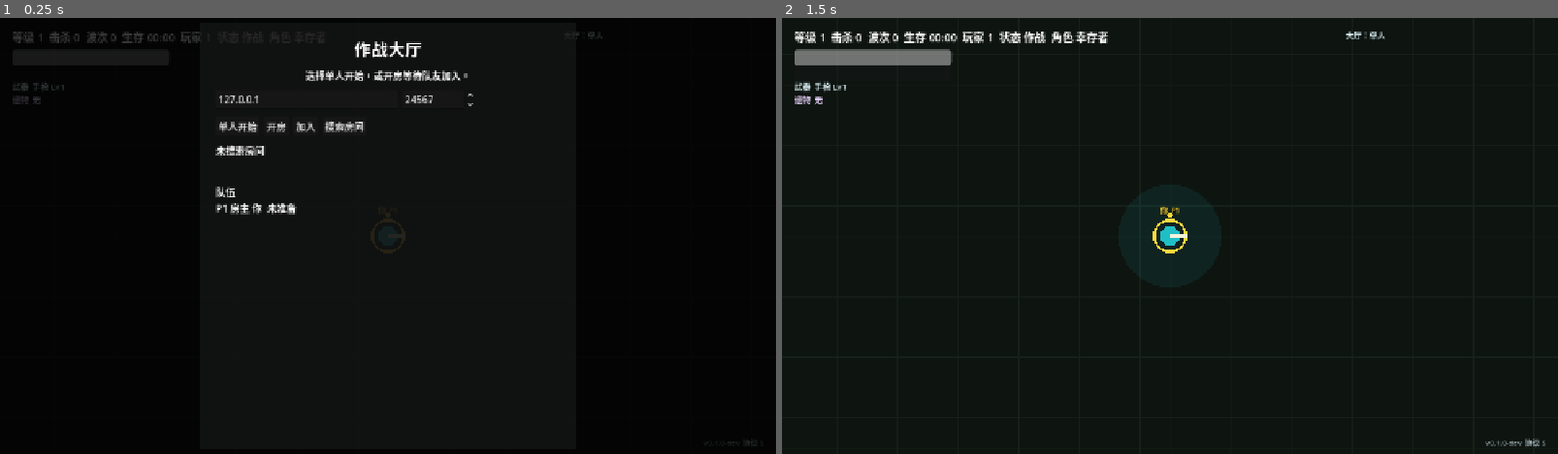
Above: before the commit, frames 1-2 (left to right).
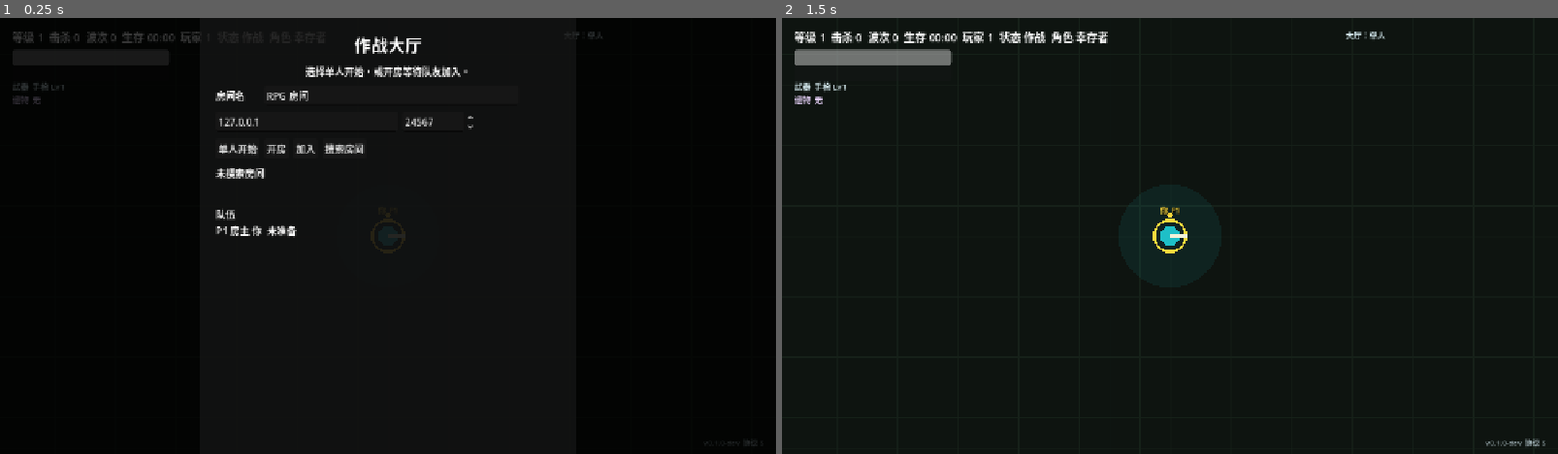
Above: after the commit, the same moments.

Repository: mac20777/rpg
Game: Godot game, scene res://scenes/game/main.tscn
Two runs of this game, one before a commit and one after it. Both use one fixed random seed, a clock stepped at 60 frames per second and the inputs below.
Inputs (mouse positions are in pixels of both pictures, inside the frame that each line leads up to):
- Up to frame 1 (0.25 s): no input
- Up to frame 2 (1.5 s): click "单人开始" at 0.5 s; tap Enter at 1.25 s; move the mouse to (1340, 214) at 1.27 s; hold D from 1.28 s (still down); tap R at 1.35 s; click (1340, 214) at 1.42 s

The runs differ from the first frame. In frame 1, 2.1% of the frame differs, in the area x 27-61%, y 4-50%; in frame 2, nothing differs.

Commit message:
Add editable LAN room names

Diff:
--- a/scripts/game/game.gd
+++ b/scripts/game/game.gd
@@ -89,6 +89,7 @@
 var network_status_label: Label
 var debug_label: Label
 var version_label: Label
+var lobby_room_name_input: LineEdit
 var network_ip_input: LineEdit
 var network_port_spin_box: SpinBox
 var lobby_overlay: ColorRect
@@ -1140,7 +1141,7 @@
 	lobby_overlay.add_child(center)
 
 	var panel := PanelContainer.new()
-	panel.custom_minimum_size = Vector2(620.0, 705.0)
+	panel.custom_minimum_size = Vector2(620.0, 750.0)
 	center.add_child(panel)
 
 	var margin := MarginContainer.new()
@@ -1165,6 +1166,23 @@
 	lobby_status_label.horizontal_alignment = HORIZONTAL_ALIGNMENT_CENTER
 	lobby_status_label.autowrap_mode = TextServer.AUTOWRAP_WORD_SMART
 	box.add_child(lobby_status_label)
+
+	var room_name_row := HBoxContainer.new()
+	room_name_row.add_theme_constant_override("separation", 8)
+	box.add_child(room_name_row)
+
+	var room_name_label := Label.new()
+	room_name_label.text = "房间名"
+	room_name_label.custom_minimum_size = Vector2(72.0, 32.0)
+	room_name_label.vertical_alignment = VERTICAL_ALIGNMENT_CENTER
+	room_name_row.add_child(room_name_label)
+
+	lobby_room_name_input = LineEdit.new()
+	lobby_room_name_input.text = "RPG 房间"
+	lobby_room_name_input.placeholder_text = "房间名"
+	lobby_room_name_input.max_length = 32
+	lobby_room_name_input.custom_minimum_size = Vector2(420.0, 32.0)
+	room_name_row.add_child(lobby_room_name_input)
 
 	var address_row := HBoxContainer.new()
 	address_row.add_theme_constant_override("separation", 8)
@@ -1319,7 +1337,14 @@
 	if network_session == null or not network_session.is_host():
 		return
 	var room_state := "running" if run_started else "lobby"
-	network_session.update_room_advertisement(room_state, players.size())
+	network_session.update_room_advertisement(room_state, players.size(), _room_name_text())
+
+
+func _room_name_text() -> String:
+	if lobby_room_name_input == null:
+		return "RPG 房间"
+	var room_name := lobby_room_name_input.text.strip_edges()
+	return room_name if not room_name.is_empty() else "RPG 房间"
 
 
 func _is_peer_active_in_current_run(peer_id: int) -> bool:
@@ -2031,8 +2056,10 @@
 		return
 	var lines := ["发现房间"]
 	for room in rooms:
+		var room_name := String(room.get("room_name", "RPG 房间"))
 		var state_text := _room_state_text(String(room.get("room_state", "lobby")))
-		lines.append("%s:%d  %s  %d/%d" % [
+		lines.append("%s  %s:%d  %s  %d/%d" % [
+			room_name,
 			String(room.get("address", "")),
 			int(room.get("port", NetworkSessionResource.DEFAULT_PORT)),
 			state_text,
@@ -2071,6 +2098,8 @@
 		lobby_host_button.disabled = in_network_session
 	if lobby_join_button != null:
 		lobby_join_button.disabled = in_network_session
+	if lobby_room_name_input != null:
+		lobby_room_name_input.editable = not in_network_session or is_host
 	if lobby_discovery_button != null:
 		lobby_discovery_button.disabled = in_network_session
 		lobby_discovery_button.text = "刷新房间" if network_session != null and network_session.is_room_discovery_active() else "搜索房间"
@@ -2094,7 +2123,7 @@
 	if is_host:
 		if lobby_auto_start_timer >= 0.0:
 			return "全员已准备，%.1f 秒后自动开始。" % maxf(lobby_auto_start_timer, 0.0)
-		return "房间 IP %s  端口 %d，已广播房间，所有玩家准备后自动开始。" % [_lan_address_hint(), int(network_port_spin_box.value)]
+		return "房间 %s  IP %s  端口 %d，已广播房间。" % [_room_name_text(), _lan_address_hint(), int(network_port_spin_box.value)]
 	if is_client:
 		if lobby_auto_start_timer >= 0.0:
 			return "全员已准备，等待房主自动开局 %.1f 秒。" % maxf(lobby_auto_start_timer, 0.0)
--- a/scripts/network/network_session.gd
+++ b/scripts/network/network_session.gd
@@ -39,6 +39,7 @@
 var discovery_listener: PacketPeerUDP
 var discovery_broadcast_timer := 0.0
 var discovery_game_port := DEFAULT_PORT
+var discovery_room_name := "RPG 房间"
 var discovery_room_state := "lobby"
 var discovery_player_count := 1
 var discovered_rooms := {}
@@ -190,7 +191,9 @@
 	discovery_sender = null
 
 
-func update_room_advertisement(room_state: String, player_count: int) -> void:
+func update_room_advertisement(room_state: String, player_count: int, room_name := "") -> void:
+	if not room_name.strip_edges().is_empty():
+		discovery_room_name = room_name.strip_edges().left(32)
 	discovery_room_state = room_state
 	discovery_player_count = clampi(player_count, 1, MAX_PLAYERS)
 
@@ -378,6 +381,7 @@
 	var payload := {
 		"magic": DISCOVERY_MAGIC,
 		"protocol_version": PROTOCOL_VERSION,
+		"room_name": discovery_room_name,
 		"game_port": discovery_game_port,
 		"room_state": discovery_room_state,
 		"player_count": discovery_player_count,
@@ -405,6 +409,7 @@
 		discovered_rooms[room_key] = {
 			"address": address,
 			"port": game_port,
+			"room_name": String(data.get("room_name", "RPG 房间")),
 			"room_state": String(data.get("room_state", "lobby")),
 			"player_count": int(data.get("player_count", 1)),
 			"max_players": int(data.get("max_players", MAX_PLAYERS)),
Not shown, changed: docs/lan_multiplayer_plan.md
